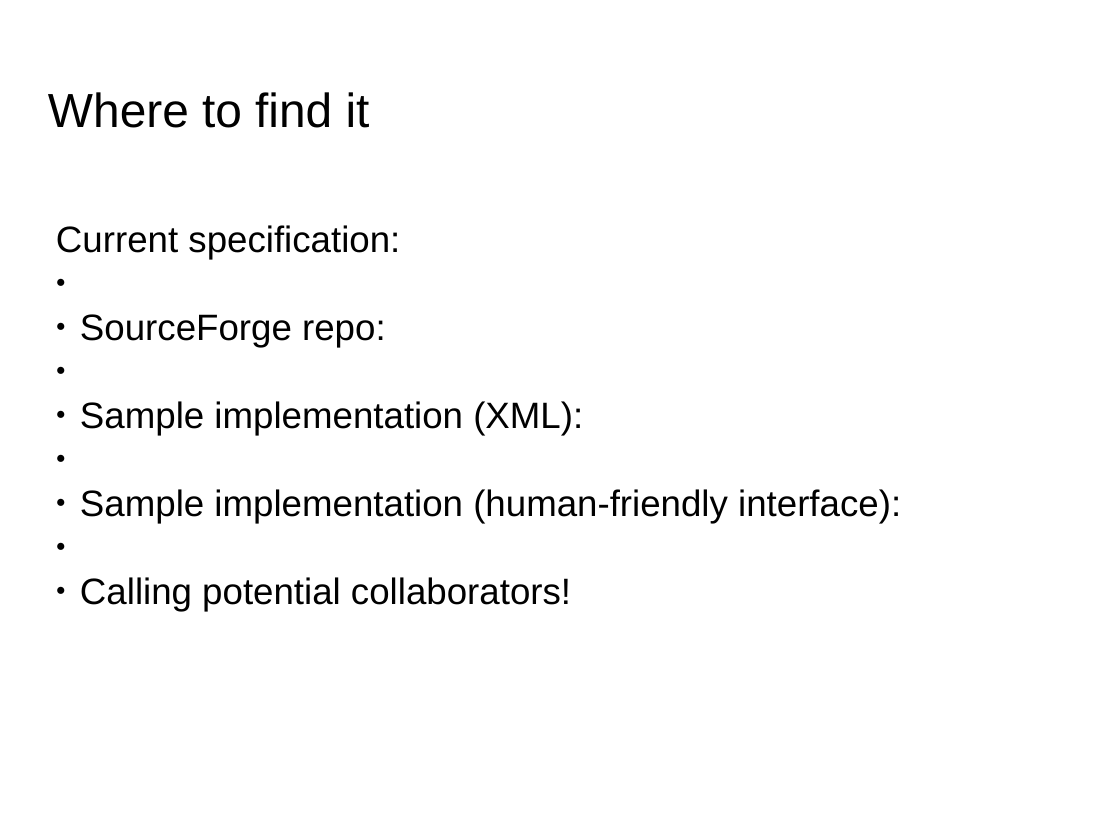
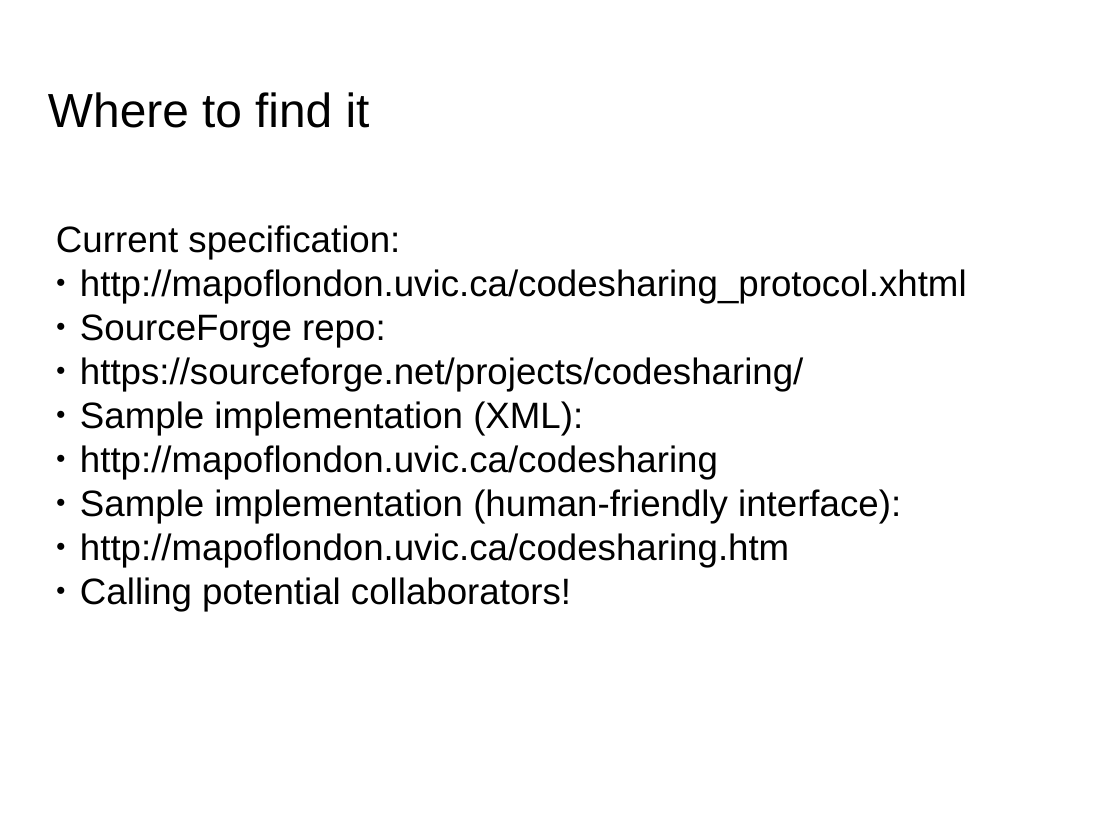
Before and after one commit to martindholmes/CodeSharing, a slide deck: slide 34 of presentations/codesharing_2014-10.pptx. Drawn at 1120x840 pixels with LibreOffice and Linux fonts; fonts in the diff are those of the drawing; background and template pictures are left out. Boxes give left, top, right and bottom in pixels: in the first picture for what was removed or moved away, otherwise in the second. Text is boxed around its words. In the diff, an @@ line names an element or a change of style, - is before the commit and + after.

Commit message:
Tweaks to presentation.

```diff
--- a/presentations/codesharing_2014-10.pptx
+++ b/presentations/codesharing_2014-10.pptx
@@ text at [56,225,967,567]: text changed @@
-● Current specification:
-● SourceForge repo:
-● Sample implementation (XML):
-● Sample implementation (human-friendly interface):
+● Current specification:
+  http://mapoflondon.uvic.ca/codesharing_protocol.xhtml
+● SourceForge repo:
+  https://sourceforge.net/projects/codesharing/
+● Sample implementation (XML):
+  http://mapoflondon.uvic.ca/codesharing
+● Sample implementation (human-friendly interface):
+  http://mapoflondon.uvic.ca/codesharing.htm
```
Also in this commit, not shown: 2 other slides changed, 4 other files.
